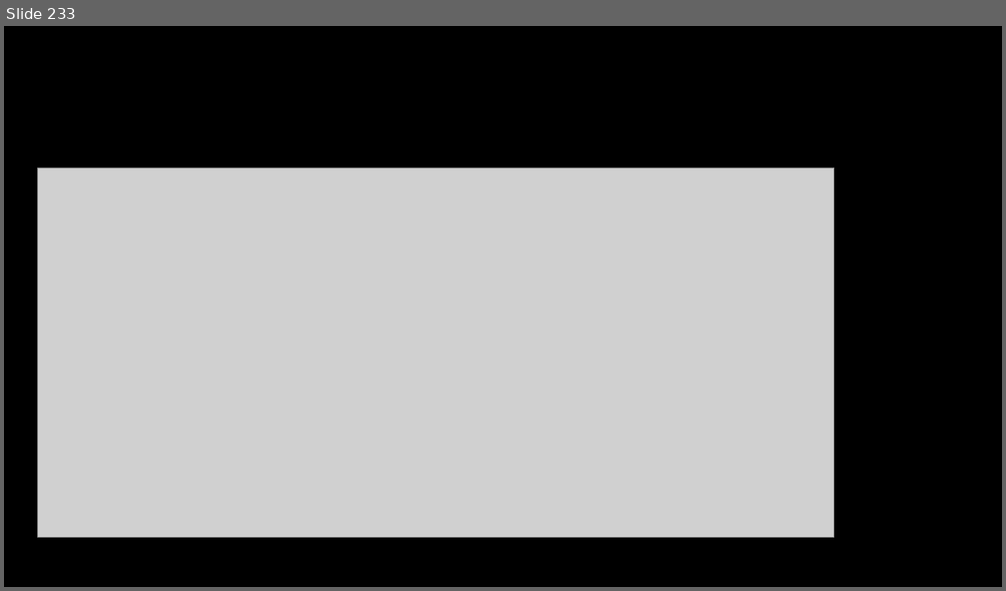
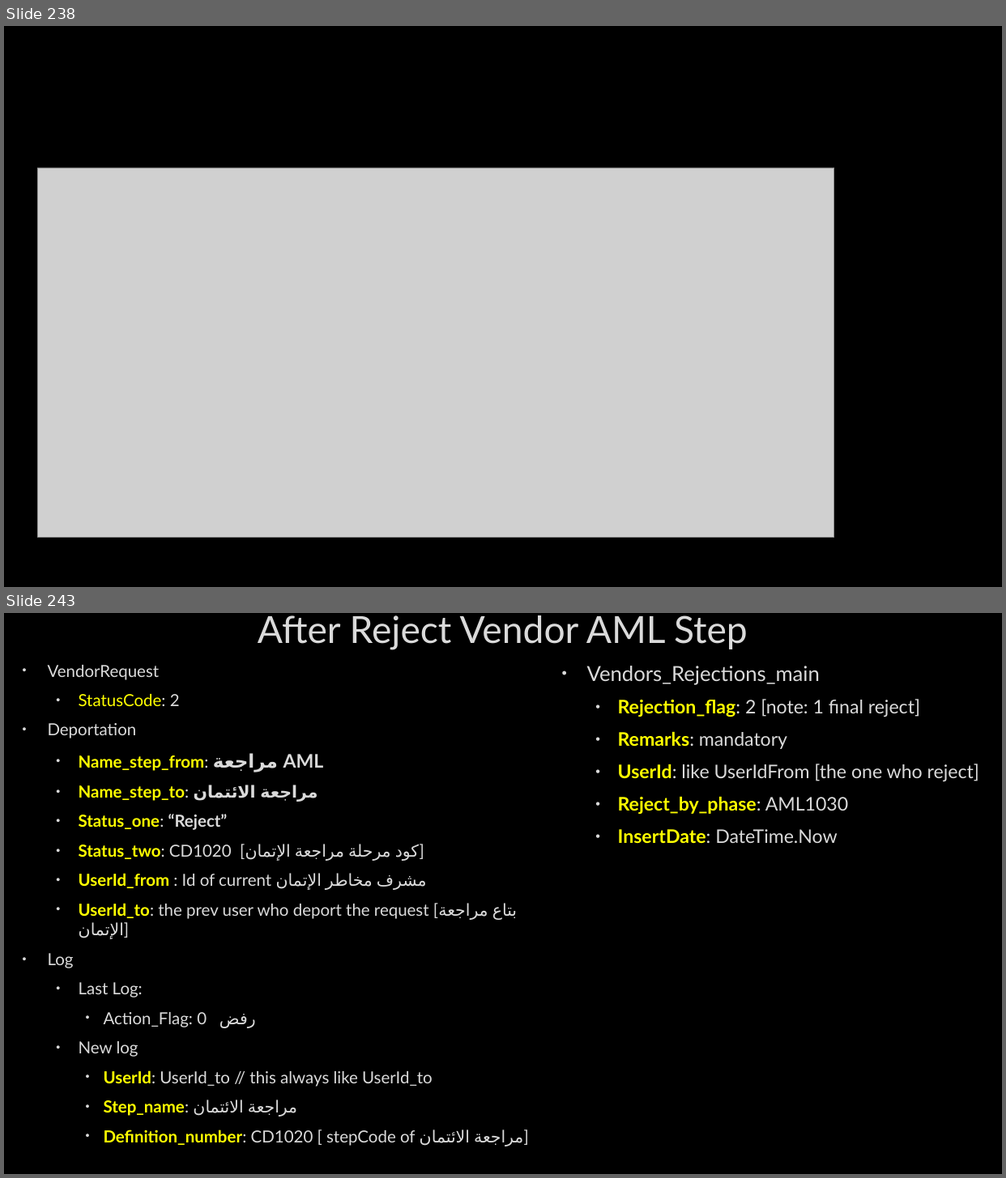
Before and after one commit to AhmedMohamedSamir1/Summary, a slide deck: Dot Net/Business.pptx. Shown one above the other, each under a label of ours: slide 233 before the commit, slides 238 and 243 after it; the slides between them are not shown. The pictures are 1006x591 and 1006x1178 pixels, drawn with LibreOffice and Linux fonts; fonts in the diff are those of the drawing; grey boxes stand for pictures; background and template pictures are left out. Boxes give left, top, right and bottom in pixels: in the first picture for what was removed or moved away, otherwise in the second. Text is boxed around its words. In the diff, an @@ line names an element or a change of style, - is before the commit and + after.

```diff
--- a/Dot Net/Business.pptx
+++ b/Dot Net/Business.pptx
@@ slide 243 added at [4,613,1002,1174], background picture (left out) @@
@@ title added at [258,615,748,650], 36 pt, text #DADADA @@
+After Reject Vendor AML Step
@@ text added at [48,665,529,1147], 16 pt, text #DADADA @@
+• VendorRequest
+  • StatusCode: 2
+• Deportation
+  • Name_step_from: مراجعة AML
+  • Name_step_to: مراجعة الائتمان
+  • Status_one: “Reject”
+  • Status_two: CD1020 [كود مرحلة مراجعة الإتمان]
+  • UserId_from : Id of current مشرف مخاطر الإتمان
+  • UserId_to: the prev user who deport the request [بتاع مراجعة الإتمان]
+• Log
+  • Last Log:
+    • Action_Flag: 0 رفض
+  • New log
+    • UserId: UserId_to // this always like UserId_to
+    • Step_name: مراجعة الائتمان
+    • Definition_number: CD1020 [ stepCode of مراجعة الائتمان]
@@ text added at [587,666,979,843], 18 pt, text #DADADA @@
+• Vendors_Rejections_main
+  • Rejection_flag: 2 [note: 1 final reject]
+  • Remarks: mandatory
+  • UserId: like UserIdFrom [the one who reject]
+  • Reject_by_phase: AML1030
+  • InsertDate: DateTime.Now
@@ what was slide 233 is now slide 238 @@
```
Also in this commit, not shown: 7 slides changed, 10 other slides added, 1 slide removed, 5 other files.
